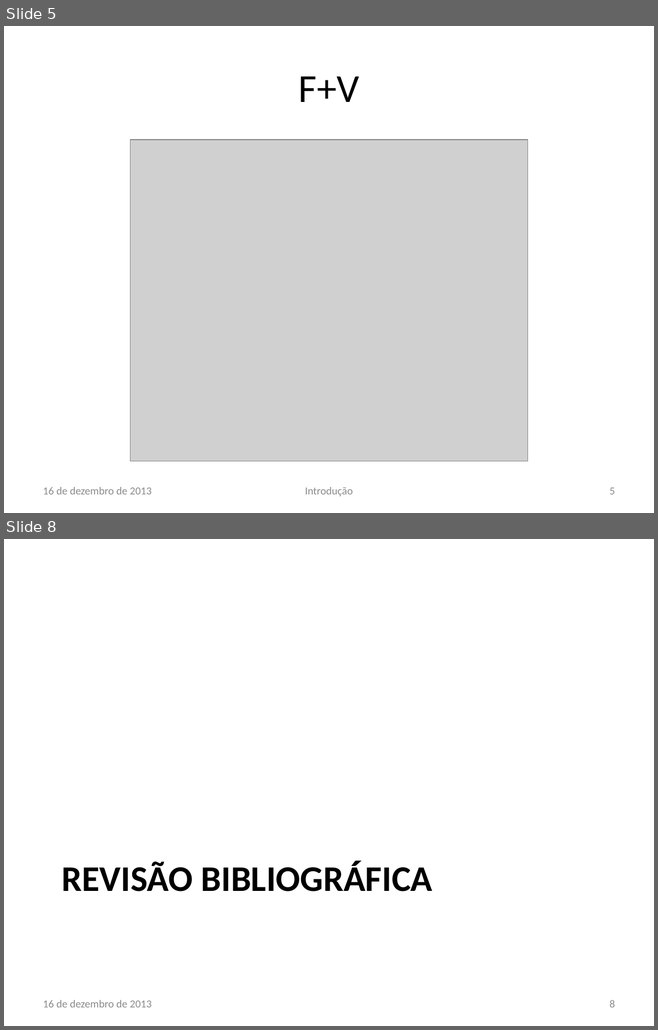
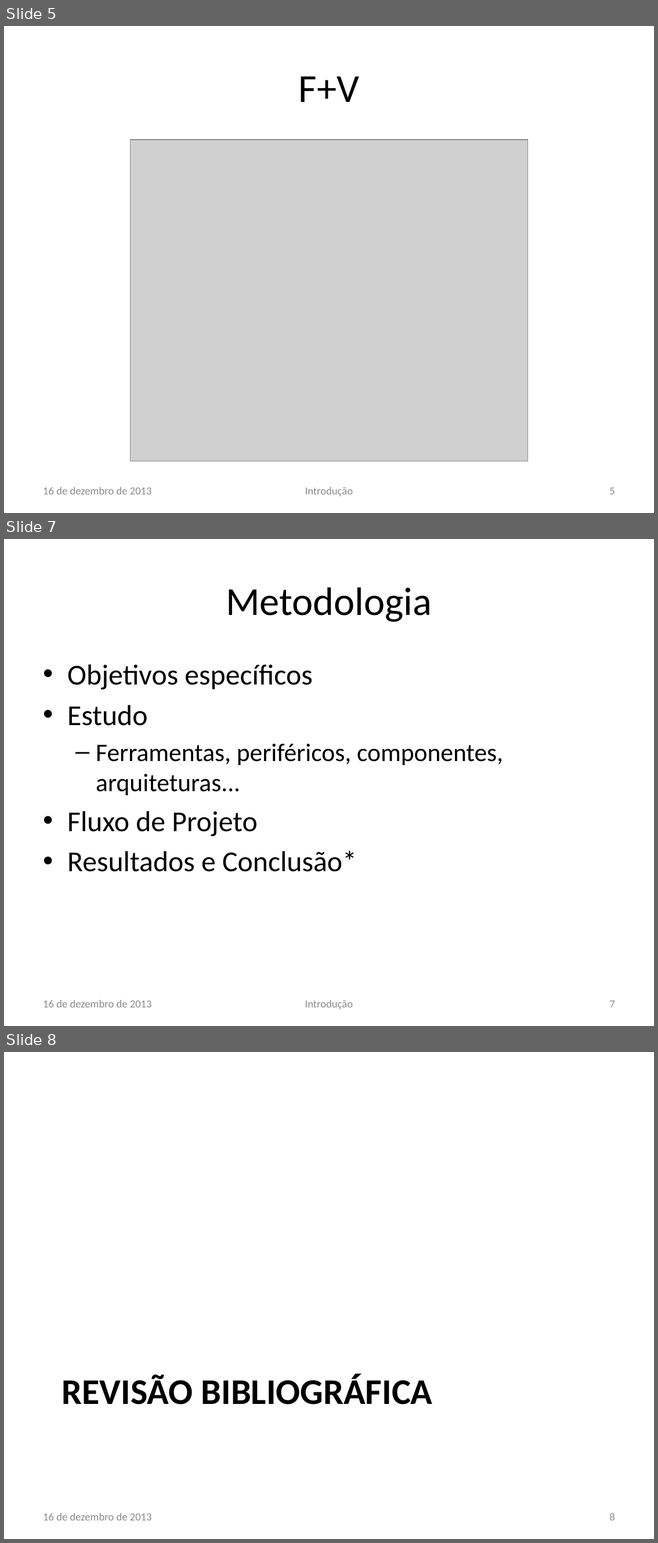
Before and after one commit to lsoliveira459/tg2, a slide deck: Apresentação/Estudo e Implementação de Reconfiguração Dinâmica.pptx. Shown one above the other, each under a label of ours: slides 5 and 8 before the commit, slides 5, 7 and 8 after it; the slides between them are not shown. The pictures are 658x1030 and 658x1543 pixels, drawn with LibreOffice and Linux fonts; fonts in the diff are those of the drawing; grey boxes stand for pictures; background and template pictures are left out. Boxes give left, top, right and bottom in pixels: in the first picture for what was removed or moved away, otherwise in the second. Text is boxed around its words. In the diff, an @@ line names an element or a change of style, - is before the commit and + after.

```diff
--- a/Apresentação/Estudo e Implementação de Reconfiguração Dinâmica.pptx
+++ b/Apresentação/Estudo e Implementação de Reconfiguração Dinâmica.pptx
@@ slide 7 added at (4, 539, 654, 1026), background #FFFFFF @@
@@ title added at (226, 587, 431, 622), 44 pt, text #000000 @@
+Metodologia
@@ text added at (67, 664, 503, 872), 32 pt, text #000000 @@
+• Objetivos específicos
+• Estudo
+  – Ferramentas, periféricos, componentes, arquiteturas...
+• Fluxo de Projeto
+• Resultados e Conclusão*
@@ text added at (43, 1000, 152, 1008), 12 pt, text #8C8C8C @@
+16 de dezembro de 2013
@@ text added at (305, 1000, 353, 1009), 12 pt, text #8C8C8C @@
+Introdução
@@ page number added at (609, 1001, 614, 1008), 12 pt, text #8C8C8C @@
+7
```
Also in this commit, not shown: 10 slides changed, 3 other files.
